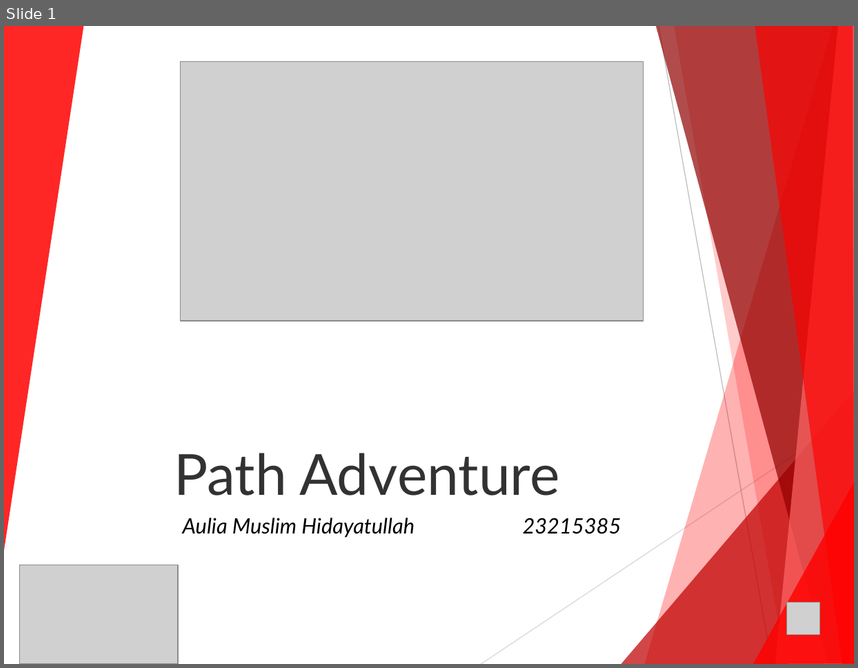
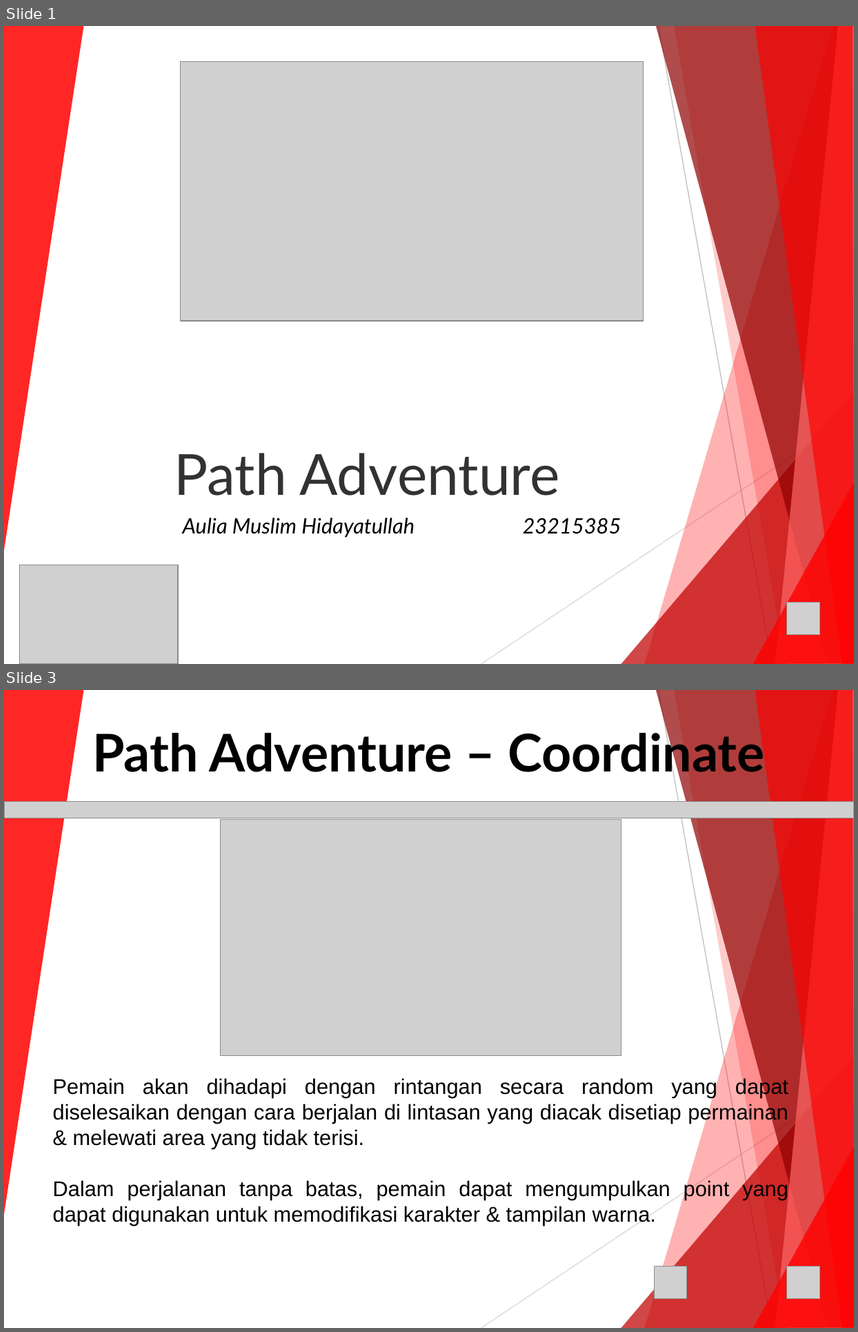
Before and after one commit to lskk/Pathfinding_Adventures, a slide deck: 23215385-PathAdventure-Document/Pathfinding Adventure - 23215385.ppt. Shown one above the other, each under a label of ours: slide 1 before the commit, slides 1 and 3 after it; the slides between them are not shown. The pictures are 858x668 and 858x1332 pixels, drawn with LibreOffice and Linux fonts; fonts in the diff are those of the drawing; grey boxes stand for pictures; background and template pictures are left out. Boxes give left, top, right and bottom in pixels: in the first picture for what was removed or moved away, otherwise in the second. Text is boxed around its words. In the diff, an @@ line names an element or a change of style, - is before the commit and + after.

Commit message:
Path Adventure - Coordinat & Running - Project Updates

```diff
--- a/23215385-PathAdventure-Document/Pathfinding Adventure - 23215385.ppt
+++ b/23215385-PathAdventure-Document/Pathfinding Adventure - 23215385.ppt
@@ slide 3 added at [4,690,854,1328], background picture (left out); not listed: 10 template elements that a slide beside it also shows @@
@@ title added at [92,727,764,780], 44 pt, text #000000, bold @@
+Path Adventure – Coordinate
@@ picture added at [4,801,854,818] @@
@@ picture added at [221,819,622,1056] @@
@@ text added at [53,1076,789,1225], 18 pt, text #000000 @@
+Pemain akan dihadapi dengan rintangan secara random yang dapat diselesaikan dengan cara berjalan di lintasan yang diacak disetiap permainan & melewati area yang tidak terisi.
+Dalam perjalanan tanpa batas, pemain dapat mengumpulkan point yang dapat digunakan untuk memodifikasi karakter & tampilan warna.
@@ picture added at [654,1265,688,1299] @@
@@ picture added at [787,1265,820,1299] @@
```
Also in this commit, not shown: 7 slides changed, 13 other slides added, 7 other files.
